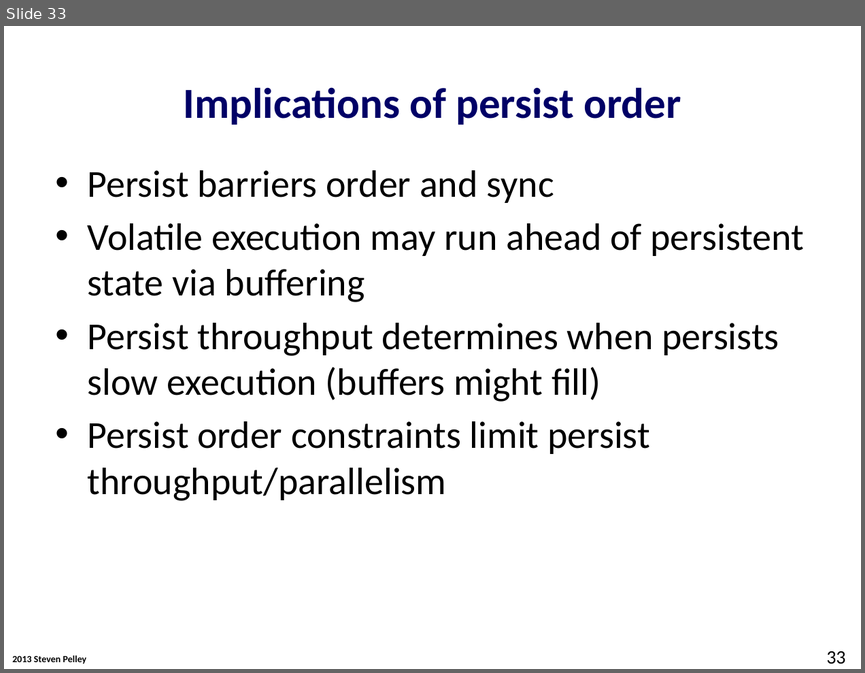
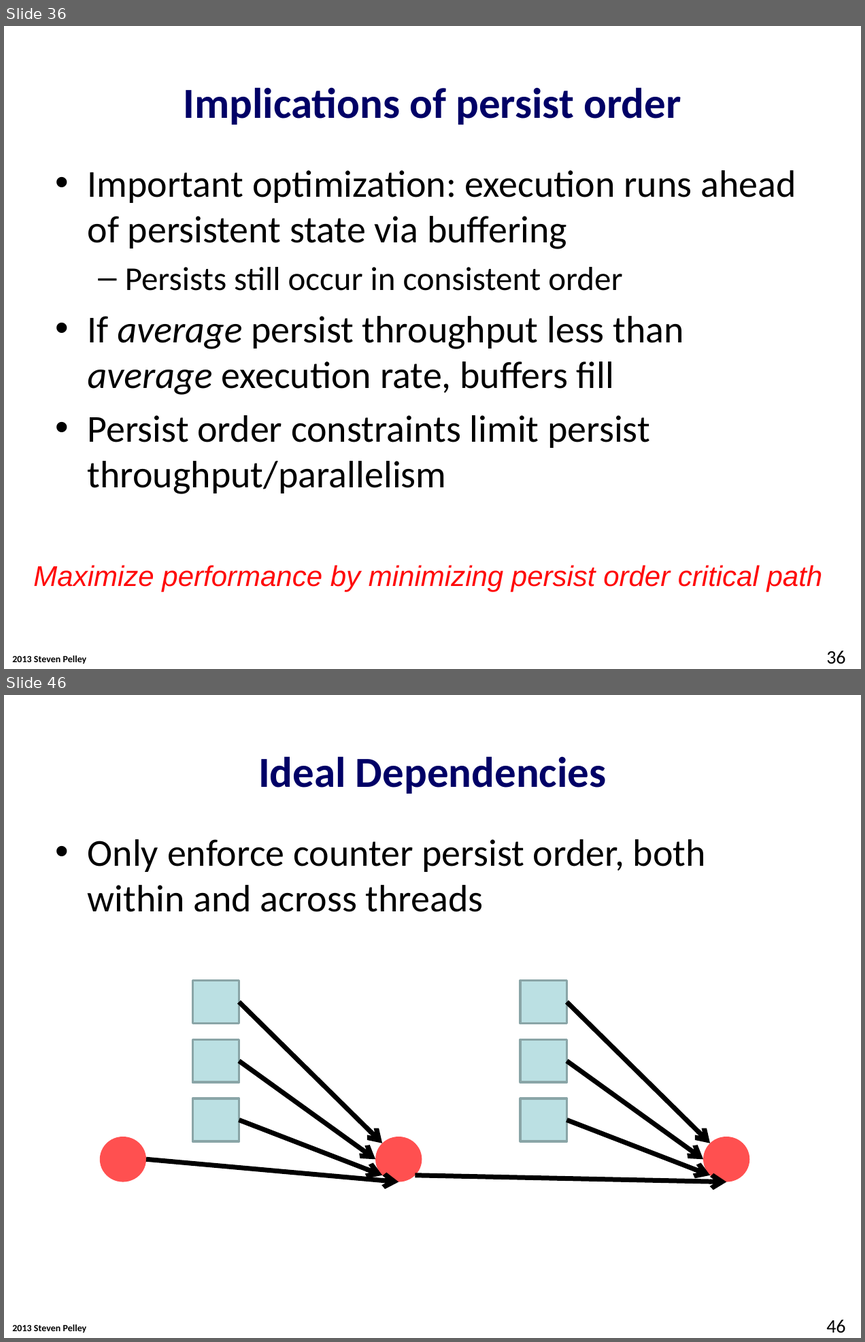
Before and after one commit to Abulila/dissertation, a slide deck: proposal/proposal.pptx. Shown one above the other, each under a label of ours: slide 33 before the commit, slides 36 and 46 after it; the slides between them are not shown. The pictures are 865x673 and 865x1342 pixels, drawn with LibreOffice and Linux fonts; fonts in the diff are those of the drawing; background and template pictures are left out. Boxes give left, top, right and bottom in pixels: in the first picture for what was removed or moved away, otherwise in the second. Text is boxed around its words. In the diff, an @@ line names an element or a change of style, - is before the commit and + after.

```diff
--- a/proposal/proposal.pptx
+++ b/proposal/proposal.pptx
@@ slide 46 added at (x1=4, y1=695, x2=861, y2=1338), background #FFFFFF; not listed: 1 template element that a slide beside it also shows @@
@@ title added at (x1=258, y1=756, x2=606, y2=794), 36 pt, text #000066, bold @@
+Ideal Dependencies
@@ text added at (x1=88, y1=839, x2=706, y2=912), 32 pt, text #000000 @@
+• Only enforce counter persist order, both within and across threads
@@ arrow added from (239, 1120) to (382, 1175), #000000 4 pt @@
@@ arrow added from (567, 1120) to (710, 1175), #000000 4 pt @@
@@ ellipse added at (x1=100, y1=1136, x2=146, y2=1182), fill #FF5050 @@
@@ group added at (x1=192, y1=981, x2=422, y2=1182): 3 rectangles, 2 arrows, 1 ellipse @@
@@ group added at (x1=521, y1=981, x2=749, y2=1182): 3 rectangles, 2 arrows, 1 ellipse @@
@@ arrow added from (146, 1159) to (399, 1182), #000000 4 pt @@
@@ arrow added from (415, 1175) to (726, 1182), #000000 4 pt @@
@@ page number added at (x1=826, y1=1319, x2=845, y2=1333), 16 pt, text #000000 @@
+46
@@ what was slide 33 is now slide 36 @@
@@ slide 36 changed as well @@
@@ text at (x1=88, y1=170, x2=796, y2=395): text changed @@
-• Persist barriers order and sync
-• Volatile execution may run ahead of persistent state via buffering
-• Persist throughput determines when persists slow execution (buffers might fill)
+• Important optimization: execution runs ahead of persistent state via buffering
+  – Persists still occur in consistent order
+• If average persist throughput less than average execution rate, buffers fill
@@ text added at (x1=33, y1=565, x2=823, y2=591), 24 pt, text #FF0909, italic @@
+Maximize performance by minimizing persist order critical path
@@ page number at (x1=826, y1=650, x2=845, y2=664): text changed @@
-33
+36
```
Also in this commit, not shown: 11 other slides changed, 12 other slides added, 7 slides removed.
